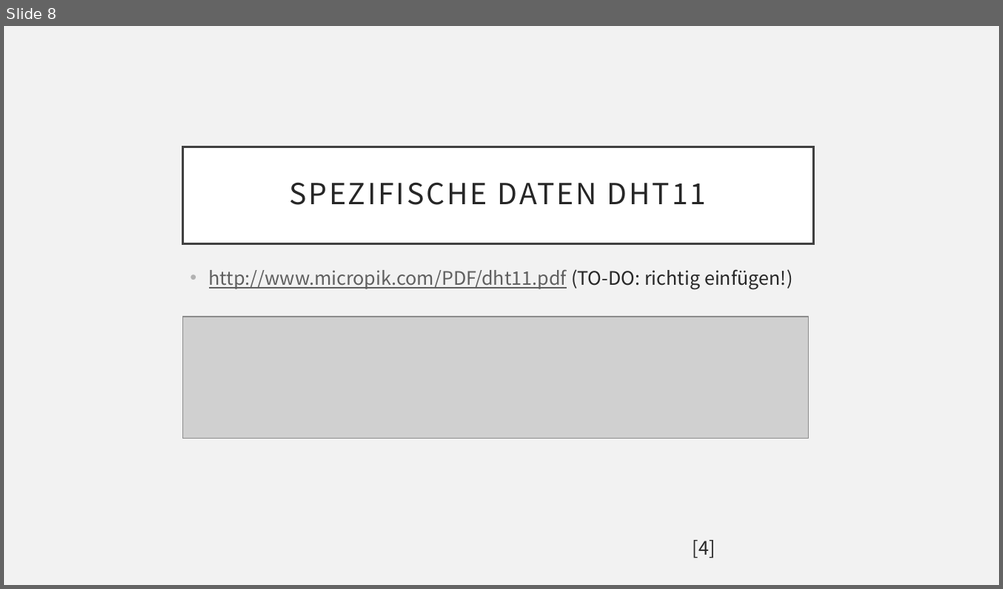
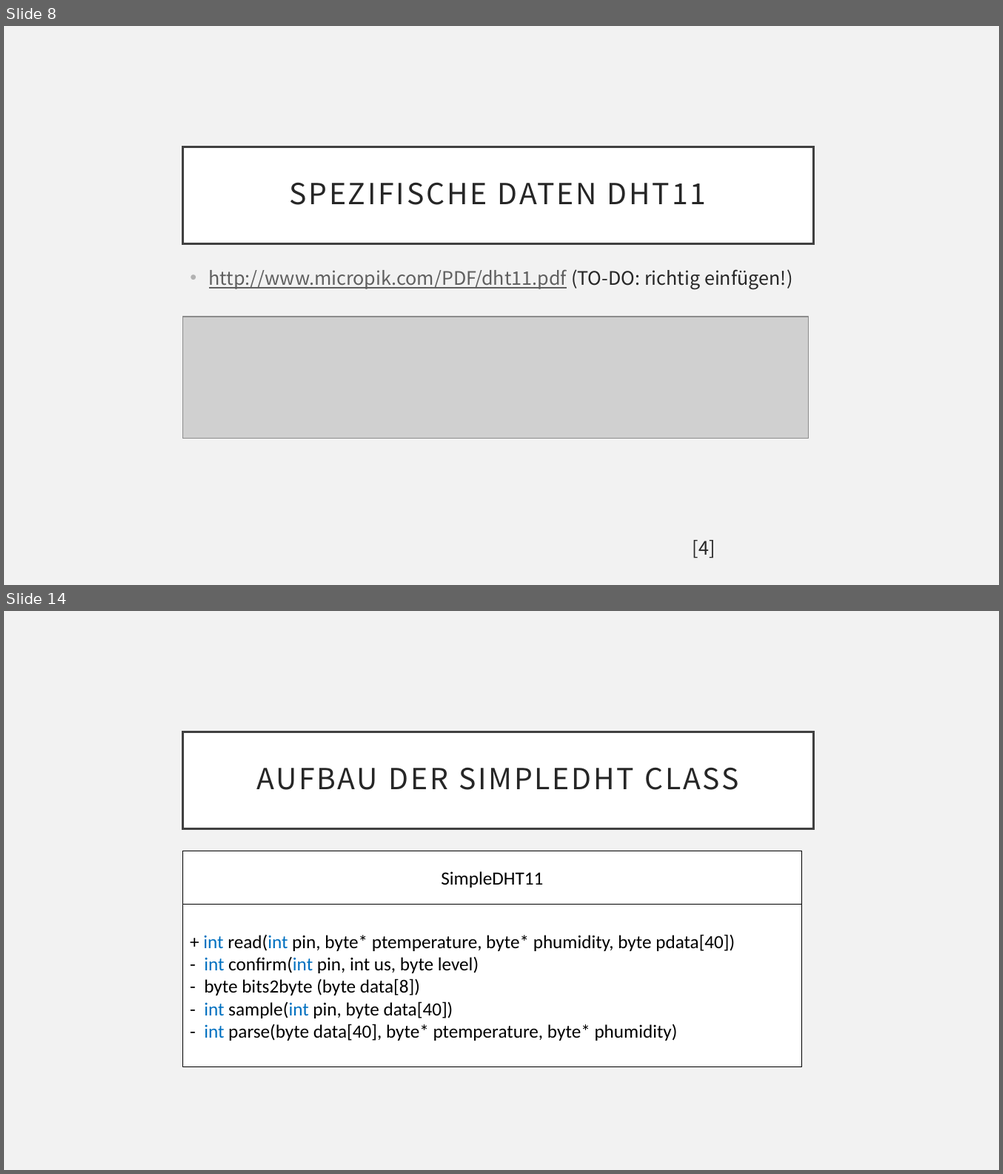
Before and after one commit to ProjektlaborEmbeddedSecurity/Presentation, a slide deck: PES.pptx. Shown one above the other, each under a label of ours: slide 8 before the commit, slides 8 and 14 after it; the slides between them are not shown. The pictures are 1003x589 and 1003x1174 pixels, drawn with LibreOffice and Linux fonts; fonts in the diff are those of the drawing; grey boxes stand for pictures; background and template pictures are left out. Boxes give left, top, right and bottom in pixels: in the first picture for what was removed or moved away, otherwise in the second. Text is boxed around its words. In the diff, an @@ line names an element or a change of style, - is before the commit and + after.

```diff
--- a/PES.pptx
+++ b/PES.pptx
@@ slide 14 added at (4, 611, 999, 1170), background #F2F2F2 @@
@@ title added at (182, 732, 813, 829), fill #FFFFFF, outline #404040 2.5 pt, 28 pt, text #262626 @@
+AUFBAU DER SIMPLEDHT CLASS
@@ rectangle added at (182, 851, 802, 905), fill #FFFFFF, outline #000000 1 pt, 18 pt, text #000000 @@
+SimpleDHT11
@@ rectangle added at (182, 905, 802, 1068), fill #FFFFFF, outline #000000 1 pt, 18 pt, text #000000 @@
++ int read(int pin, byte* ptemperature, byte* phumidity, byte pdata[40])
+- int confirm(int pin, int us, byte level)
+- byte bits2byte (byte data[8])
+- int sample(int pin, byte data[40])
+- int parse(byte data[40], byte* ptemperature, byte* phumidity)
```
Also in this commit, not shown: 7 slides changed, 6 other slides added, 1 slide removed.
